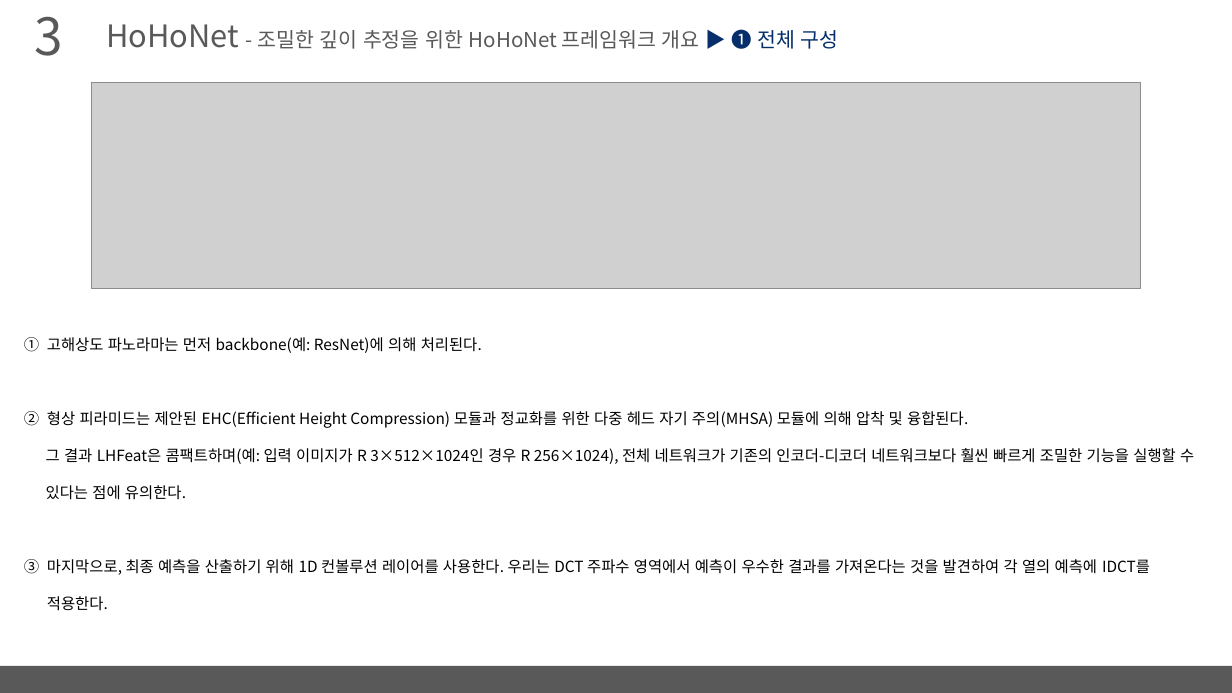
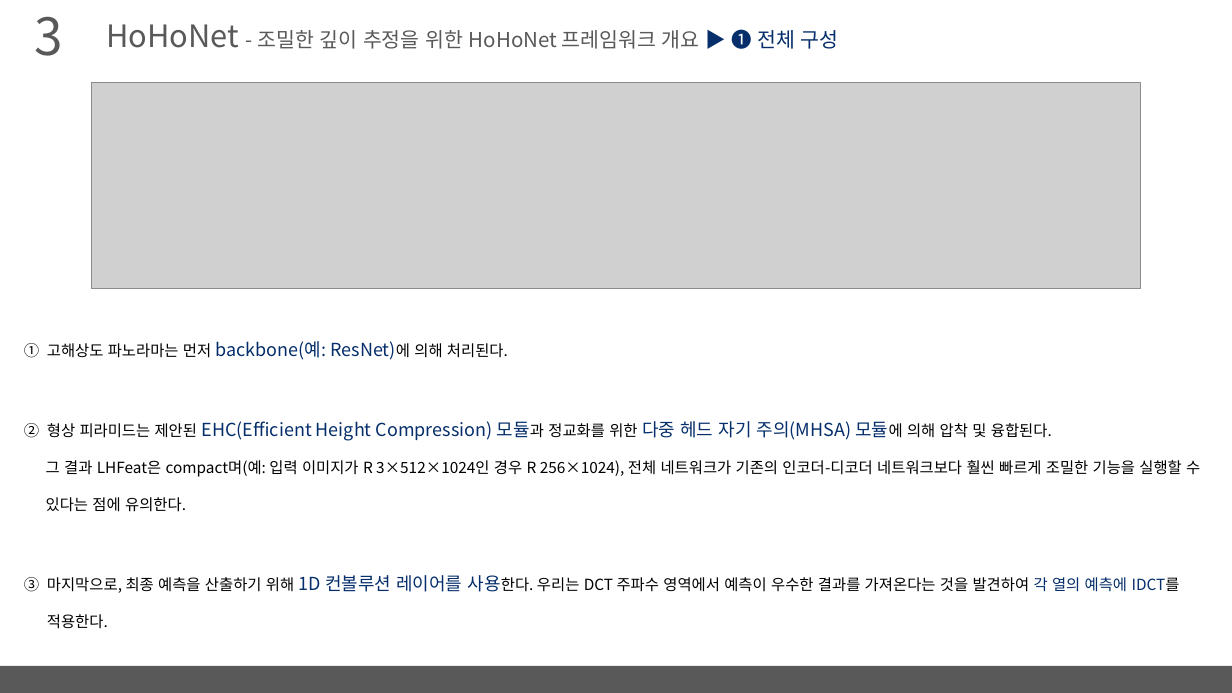
Before and after one commit to arittung/3D_Room_Layout_estimation, a slide deck: slide 9 of LayoutNet-HorizonNet-HoHoNet 정리.pptx. Drawn at 1232x693 pixels with LibreOffice and Linux fonts; fonts in the diff are those of the drawing; grey boxes stand for pictures. Boxes give left, top, right and bottom in pixels: in the first picture for what was removed or moved away, otherwise in the second. Text is boxed around its words. In the diff, an @@ line names an element or a change of style, - is before the commit and + after.

```diff
--- a/LayoutNet-HorizonNet-HoHoNet 정리.pptx
+++ b/LayoutNet-HorizonNet-HoHoNet 정리.pptx
@@ text at (x1=47, y1=341, x2=1180, y2=629): size 12 to 14 pt in "backbone(예: ResNet)에", "EHC(Efficient Height Compression) 모듈과 다중 헤드 자기 ...", "1D 컨볼루션 레이어를 사용한다."; text colour #000000 to #052E6B in "backbone(예: ResNet)에", "EHC(Efficient Height Compression) 모듈과 다중 헤드 자기 ...", "1D 컨볼루션 레이어를 사용한다. 각 열의 예측에 ..." @@
@@ text at (x1=46, y1=460, x2=1200, y2=512): text changed @@
-그 결과 LHFeat은 콤팩트하며(예: 입력 이미지가 R 3×512×1024인 경우 R 256×1024), 전체 네트워크가 기존의 인코더-디코더 네트워크보다 훨씬 빠르게 조밀한 기능을 실행할 수 있다는 점에 유의한다.
+그 결과 LHFeat은 compact며(예: 입력 이미지가 R 3×512×1024인 경우 R 256×1024), 전체 네트워크가 기존의 인코더-디코더 네트워크보다 훨씬 빠르게 조밀한 기능을 실행할 수 있다는 점에 유의한다.
```
Also in this commit, not shown: 7 other slides changed, 2 other files.
